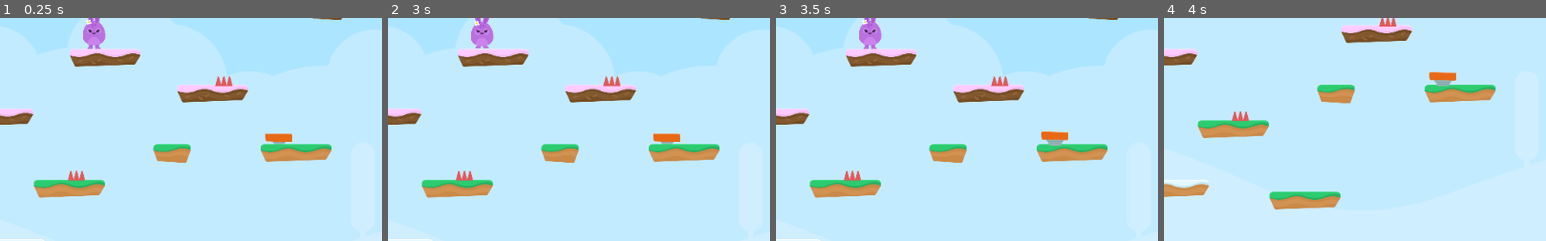
Above: before the commit, frames 1-4 (left to right).
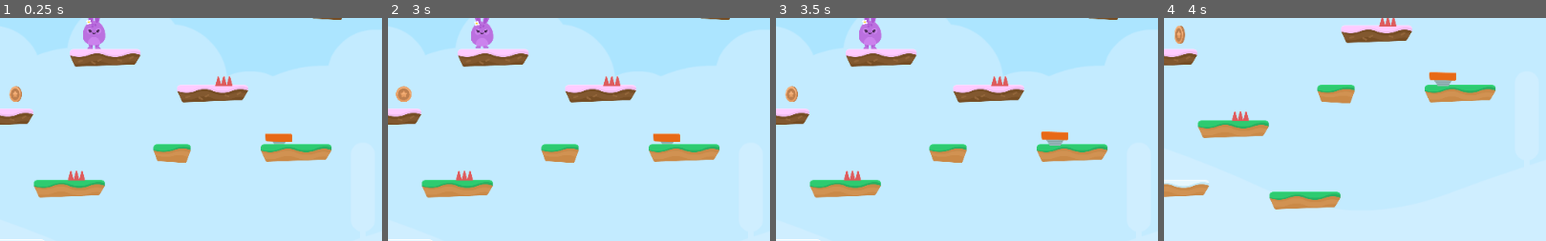
Above: after the commit, the same moments.

Repository: sandoche/Godot-learning-udemy
Game: Godot game, scene res://Levels/Level1.tscn
Same seed, same stepped clock (60 frames per second), same inputs: the game is played once before the commit and once after it.
Inputs (mouse positions are % of the whole screen's width and height, from its top left):
- Up to frame 1 (0.25 s): no input
- Up to frame 2 (3 s): tap Enter at 0.5 s; hold D (right) 0.53-2.03 s; tap Z (jump) at 0.77, 1.52 s; hold Q (left) 2.03-2.75 s; click (34, 64) at 2.75 s
- Up to frame 3 (3.5 s): no input
- Up to frame 4 (4 s): hold Q (left) from 3.53 s (still down); tap Z (jump) at 3.77 s
The pictures show only the part of the screen within x 0-50%, y 47-97%; the shares and areas given below are measured in that part.

The runs differ from the first frame. In frame 1, 0.2% of the frame differs, in the area x 2-6%, y 30-38%; in frame 2, 0.2%, in the area x 2-7%, y 30-38%; in frame 3, 0.2%; in frame 4, 0.2%.

Commit message:
:sparkles: Basic coin created

Diff:
--- /dev/null
+++ b/HoppyDays/Items/Coin.gd
@@ -0,0 +1,4 @@
+extends Node2D
+
+func _on_Area2D_body_entered(body):
+	$AnimationPlayer.play("die")
--- /dev/null
+++ b/HoppyDays/Items/Coin.tscn
@@ -0,0 +1,66 @@
+[gd_scene load_steps=10 format=2]
+
+[ext_resource path="res://GFX/Items/bronze_1.png" type="Texture" id=1]
+[ext_resource path="res://SFX/coin_SFX.wav" type="AudioStream" id=2]
+[ext_resource path="res://GFX/Items/bronze_2.png" type="Texture" id=3]
+[ext_resource path="res://GFX/Items/bronze_3.png" type="Texture" id=4]
+[ext_resource path="res://GFX/Items/bronze_4.png" type="Texture" id=5]
+[ext_resource path="res://Items/Coin.gd" type="Script" id=6]
+
+[sub_resource type="SpriteFrames" id=1]
+animations = [ {
+"frames": [ ExtResource( 1 ), ExtResource( 3 ), ExtResource( 4 ), ExtResource( 5 ), ExtResource( 4 ), ExtResource( 3 ) ],
+"loop": true,
+"name": "spin",
+"speed": 10.0
+} ]
+
+[sub_resource type="CircleShape2D" id=2]
+radius = 42.6398
+
+[sub_resource type="Animation" id=3]
+resource_name = "die"
+length = 0.6
+tracks/0/type = "bezier"
+tracks/0/path = NodePath(".:scale:x")
+tracks/0/interp = 1
+tracks/0/loop_wrap = true
+tracks/0/imported = false
+tracks/0/enabled = true
+tracks/0/keys = {
+"points": PoolRealArray( 1, -0.25, 0, 0.25, 0, 1.5, -0.25, 0, 0.25, 0, 0.01, -0.25, 0, 0.25, 0 ),
+"times": PoolRealArray( 0, 0.3, 0.6 )
+}
+tracks/1/type = "bezier"
+tracks/1/path = NodePath(".:scale:y")
+tracks/1/interp = 1
+tracks/1/loop_wrap = true
+tracks/1/imported = false
+tracks/1/enabled = true
+tracks/1/keys = {
+"points": PoolRealArray( 1, -0.25, 0, 0.25, 0, 1.5, -0.25, 0, 0.25, 0, 0.01, -0.25, 0, 0.25, 0 ),
+"times": PoolRealArray( 0, 0.3, 0.6 )
+}
+
+[node name="Coin" type="Node2D"]
+script = ExtResource( 6 )
+
+[node name="AnimatedSprite" type="AnimatedSprite" parent="."]
+frames = SubResource( 1 )
+animation = "spin"
+frame = 5
+playing = true
+
+[node name="Area2D" type="Area2D" parent="."]
+collision_layer = 8
+
+[node name="CollisionShape2D" type="CollisionShape2D" parent="Area2D"]
+shape = SubResource( 2 )
+
+[node name="AudioStreamPlayer2D" type="AudioStreamPlayer2D" parent="."]
+stream = ExtResource( 2 )
+
+[node name="AnimationPlayer" type="AnimationPlayer" parent="."]
+anims/die = SubResource( 3 )
+
+[connection signal="body_entered" from="Area2D" to="." method="_on_Area2D_body_entered"]
--- a/HoppyDays/Levels/Level1.tscn
+++ b/HoppyDays/Levels/Level1.tscn
@@ -7,6 +7,7 @@
 [ext_resource path="res://Items/JumpPad.tscn" type="PackedScene" id=5]
 [ext_resource path="res://State/GameState.gd" type="Script" id=6]
 [ext_resource path="res://GUI/GUI.tscn" type="PackedScene" id=7]
+[ext_resource path="res://Items/Coin.tscn" type="PackedScene" id=8]
 
 [node name="Level1" type="Node2D"]
 script = ExtResource( 6 )
@@ -30,6 +31,11 @@
 
 [node name="JumpPad3" parent="JumpPads" instance=ExtResource( 5 )]
 position = Vector2( 3091.85, 662.719 )
+
+[node name="Coins" type="Node" parent="."]
+
+[node name="Coin" parent="Coins" instance=ExtResource( 8 )]
+position = Vector2( 94.75, 690.75 )
 
 [node name="Hazards" type="Node" parent="."]
 
Not shown: 1 places in HoppyDays/Levels/Level1.tscn that only renumber resources
